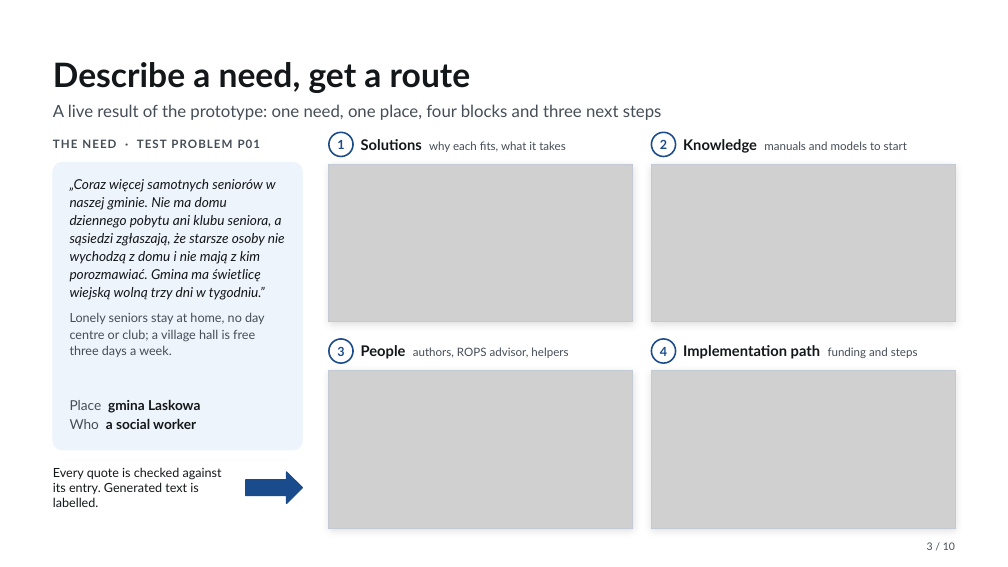
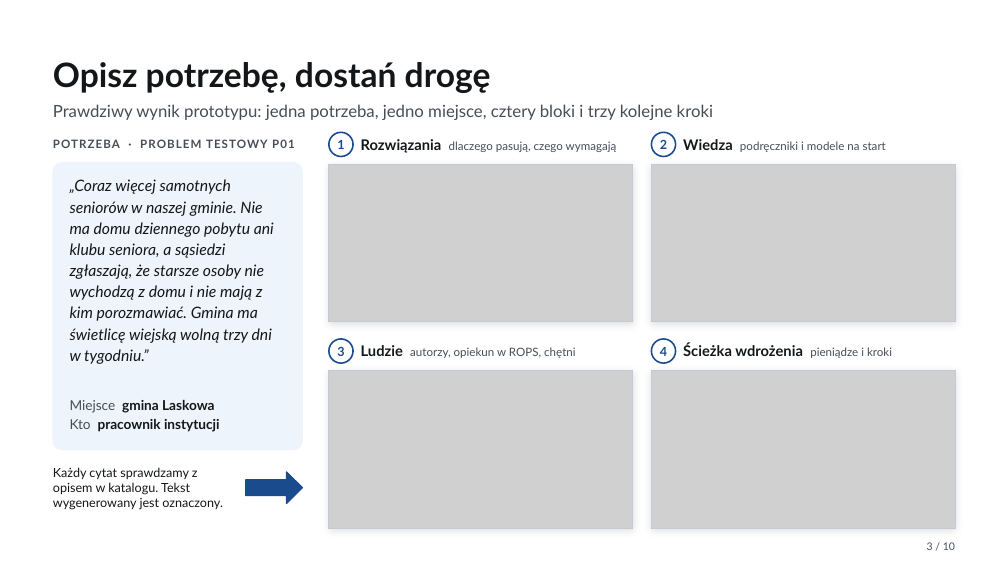
Before and after one commit to bobrovsky420/hackyeah2026, a slide deck: slide 3 of docs/presentation/presentation.pptx. Drawn at 1008x567 pixels with LibreOffice and Linux fonts; fonts in the diff are those of the drawing; grey boxes stand for pictures. Boxes give left, top, right and bottom in pixels: in the first picture for what was removed or moved away, otherwise in the second. Text is boxed around its words. In the diff, an @@ line names an element or a change of style, - is before the commit and + after.

Commit message:
Translate the submission, the deck and the pitch scripts into Polish and show the built ROPS panel and challenge modules

```diff
--- a/docs/presentation/presentation.pptx
+++ b/docs/presentation/presentation.pptx
@@ text at box(53, 62, 713, 120): text changed @@
-Describe a need, get a route
-A live result of the prototype: one need, one place, four blocks and three next steps
+Opisz potrzebę, dostań drogę
+Prawdziwy wynik prototypu: jedna potrzeba, jedno miejsce, cztery bloki i trzy kolejne kroki
@@ text at box(53, 139, 295, 148): text changed @@
-THE NEED · TEST PROBLEM P01
+POTRZEBA · PROBLEM TESTOWY P01
@@ text at box(361, 139, 617, 153): text changed @@
-Solutions why each fits, what it takes
+Rozwiązania dlaczego pasują, czego wymagają
@@ text at box(683, 139, 886, 152): text changed @@
-Knowledge manuals and models to start
+Wiedza podręczniki i modele na start
@@ text "„Coraz więcej samotnych seniorów w ..." at box(70, 179, 274, 364): size 13 to 15 pt; line spacing 1.1 to 1.12 @@
@@ text at box(70, 312, 265, 357): paragraph removed @@
-Lonely seniors stay at home, no day centre or club; a village hall is free three days a week.
@@ text at box(361, 345, 575, 358): text changed @@
-People authors, ROPS advisor, helpers
+Ludzie autorzy, opiekun w ROPS, chętni
@@ text at box(683, 343, 892, 358): text changed @@
-Implementation path funding and steps
+Ścieżka wdrożenia pieniądze i kroki
@@ text at box(70, 400, 220, 432): text changed @@
-Place gmina Laskowa
-Who a social worker
+Miejsce gmina Laskowa
+Kto pracownik instytucji
@@ text at box(53, 467, 223, 510): text changed @@
-Every quote is checked against its entry. Generated text is labelled.
+Każdy cytat sprawdzamy z opisem w katalogu. Tekst wygenerowany jest oznaczony.
```
Also in this commit, not shown: 4 other slides changed, 5 slides added, 5 slides removed, 5 other files.
